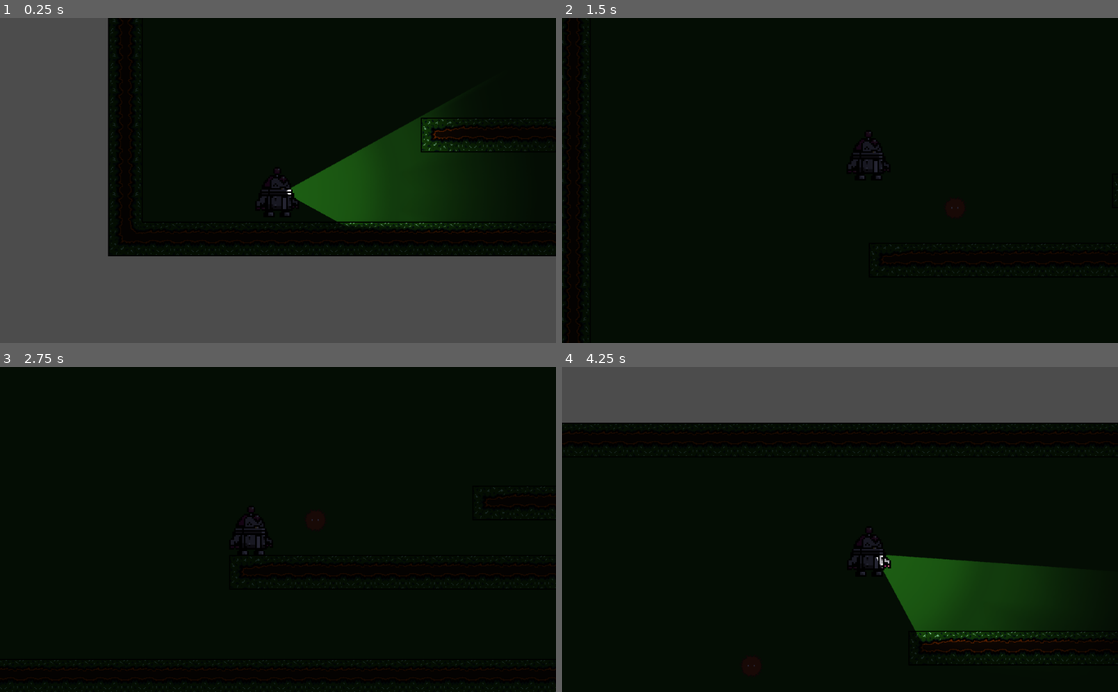
Above: before the commit, frames 1-4 (two rows, left to right).
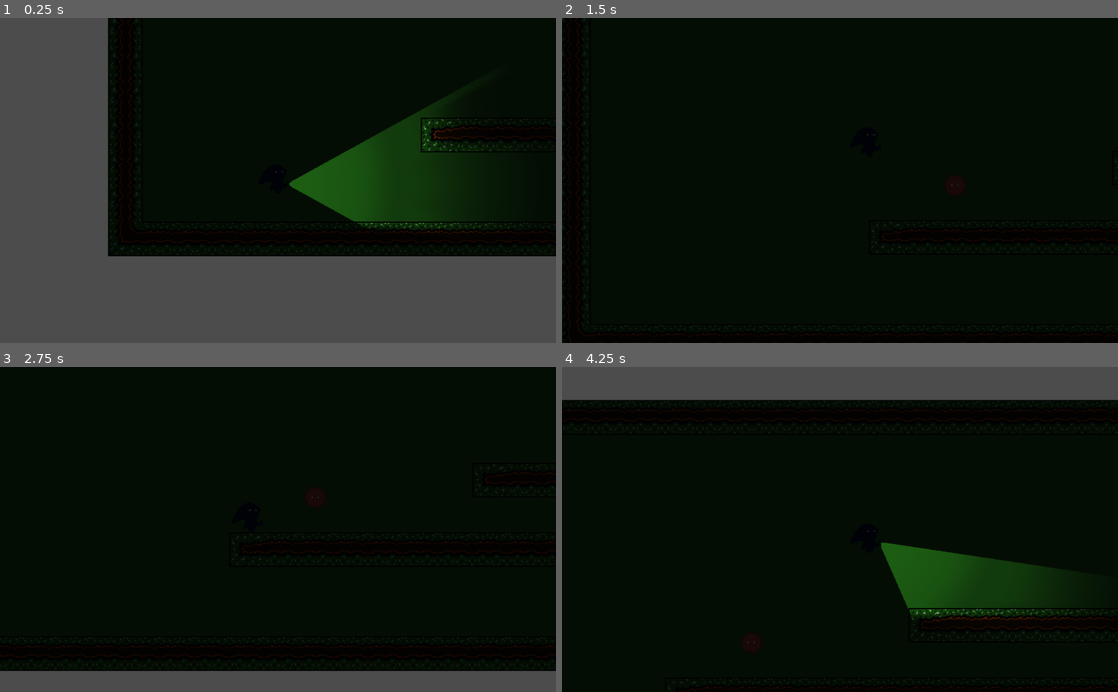
Above: after the commit, the same moments.

Repository: TeamKebab/GodotWildJam38
Game: Godot game, scene res://levels/level.tscn
The game is run twice, just before and just after one commit, with the same random seed, the same clock (stepped at 60 frames per second) and the same inputs.
Inputs (mouse positions are in pixels of both pictures, inside the frame that each line leads up to):
- Up to frame 1 (0.25 s): no input
- Up to frame 2 (1.5 s): move the mouse to (962, 164) at 0.52 s; hold Right (ui_right) from 0.53 s (still down); click (962, 164) at 0.67 s; tap Up (ui_up) at 0.77 s; move the mouse to (728, 196) at 1.27 s
- Up to frame 3 (2.75 s): tap Up (ui_up) at 1.52 s; move the mouse to (333, 458) at 2.02 s; release Right (ui_right) at 2.03 s; hold Left (ui_left) from 2.03 s (still down)
- Up to frame 4 (4.25 s): move the mouse to (812, 594) at 2.77 s; release Left (ui_left) at 2.78 s; hold Right (ui_right) from 2.78 s (still down); click (812, 594) at 2.92 s; tap Up (ui_up) at 3.02, 3.77 s; move the mouse to (1006, 578) at 3.52 s

The runs differ from the first frame. In frame 1, 1.1% of the frame differs, in the area x 46-81%, y 24-65%; in frame 2, 0.5%; in frame 3, 7.2%; in frame 4, 10%, in the area x 0-100%, y 10-100%.

Commit message:
player sprite placeholder

Diff:
--- a/src/levels/platforms/JunldeDirtAutoTiles.tres
+++ b/src/levels/platforms/JunldeDirtAutoTiles.tres
@@ -2,30 +2,18 @@
 
 [ext_resource path="res://levels/platforms/DirtAutoTile.png" type="Texture" id=1]
 
-[sub_resource type="OccluderPolygon2D" id=34]
+[sub_resource type="OccluderPolygon2D" id=1]
 polygon = PoolVector2Array( 64, 64, 0, 64, 0, 0, 64, 0 )
 
-[sub_resource type="OccluderPolygon2D" id=35]
+[sub_resource type="OccluderPolygon2D" id=2]
 polygon = PoolVector2Array( 0, 0, 64, 0, 64, 64, 0, 64 )
 
-[sub_resource type="OccluderPolygon2D" id=36]
+[sub_resource type="OccluderPolygon2D" id=3]
 polygon = PoolVector2Array( 64, 64, 0, 64, 0, 0, 64, 0 )
 
-[sub_resource type="OccluderPolygon2D" id=37]
+[sub_resource type="OccluderPolygon2D" id=4]
 polygon = PoolVector2Array( 64, 64, 0, 64, 0, 0, 64, 0 )
 
-[sub_resource type="ConvexPolygonShape2D" id=1]
-points = PoolVector2Array( 0, 0, 64, 0, 64, 64, 0, 64 )
-
-[sub_resource type="ConvexPolygonShape2D" id=2]
-points = PoolVector2Array( 0, 0, 64, 0, 64, 64, 0, 64 )
-
-[sub_resource type="ConvexPolygonShape2D" id=3]
-points = PoolVector2Array( 0, 0, 64, 0, 64, 64, 0, 64 )
-
-[sub_resource type="ConvexPolygonShape2D" id=4]
-points = PoolVector2Array( 0, 0, 64, 0, 64, 64, 0, 64 )
-
 [sub_resource type="ConvexPolygonShape2D" id=5]
 points = PoolVector2Array( 0, 0, 64, 0, 64, 64, 0, 64 )
 
@@ -111,6 +99,18 @@
 points = PoolVector2Array( 0, 0, 64, 0, 64, 64, 0, 64 )
 
 [sub_resource type="ConvexPolygonShape2D" id=33]
+points = PoolVector2Array( 0, 0, 64, 0, 64, 64, 0, 64 )
+
+[sub_resource type="ConvexPolygonShape2D" id=34]
+points = PoolVector2Array( 0, 0, 64, 0, 64, 64, 0, 64 )
+
+[sub_resource type="ConvexPolygonShape2D" id=35]
+points = PoolVector2Array( 0, 0, 64, 0, 64, 64, 0, 64 )
+
+[sub_resource type="ConvexPolygonShape2D" id=36]
+points = PoolVector2Array( 0, 0, 64, 0, 64, 64, 0, 64 )
+
+[sub_resource type="ConvexPolygonShape2D" id=37]
 points = PoolVector2Array( 0, 0, 64, 0, 64, 64, 0, 64 )
 
 [resource]
--- a/src/player/light/light.tscn
+++ b/src/player/light/light.tscn
@@ -7,6 +7,9 @@
 
 [node name="Light" type="Light2D"]
 texture = ExtResource( 1 )
+offset = Vector2( -5, -6 )
+range_z_min = -1012
+range_z_max = 1012
 shadow_enabled = true
 script = ExtResource( 2 )
 
--- a/src/player/player.tscn
+++ b/src/player/player.tscn
@@ -1,30 +1,31 @@
 [gd_scene load_steps=8 format=2]
 
-[ext_resource path="res://player/lefty_rest.png" type="Texture" id=1]
+[ext_resource path="res://player/player_outline.png" type="Texture" id=1]
 [ext_resource path="res://player/player.gd" type="Script" id=2]
 [ext_resource path="res://player/light/light.tscn" type="PackedScene" id=3]
 [ext_resource path="res://player/MC_running.wav" type="AudioStream" id=4]
 [ext_resource path="res://player/jump2.wav" type="AudioStream" id=5]
 [ext_resource path="res://player/land.mp3" type="AudioStream" id=6]
 
-[sub_resource type="RectangleShape2D" id=1]
-extents = Vector2( 25.6938, 45.0128 )
+[sub_resource type="CapsuleShape2D" id=1]
+radius = 14.1083
+height = 25.7035
 
 [node name="Player" type="KinematicBody2D"]
 collision_layer = 2
 script = ExtResource( 2 )
 
-[node name="Sprite" type="Sprite" parent="."]
-position = Vector2( 0, 14 )
-texture = ExtResource( 1 )
-flip_h = true
-hframes = 2
-vframes = 2
-
 [node name="CollisionShape2D" type="CollisionShape2D" parent="."]
+position = Vector2( 0, -24 )
 shape = SubResource( 1 )
 
+[node name="Sprite" type="Sprite" parent="."]
+position = Vector2( -6, -25 )
+scale = Vector2( 0.05, 0.05 )
+texture = ExtResource( 1 )
+
 [node name="Light" parent="." instance=ExtResource( 3 )]
+position = Vector2( 20.3882, -14.5203 )
 shadow_gradient_length = 5.0
 shadow_filter = 5
 shadow_filter_smooth = 2.0
Not shown: 2 places in src/levels/platforms/JunldeDirtAutoTiles.tres that only renumber resources
Binary file removed: src/player/lefty_rest.png
Binary file changed: src/player/light/light.png
Binary file added: src/player/player_outline.png
Not shown, changed: src/player/player_outline.png.import
